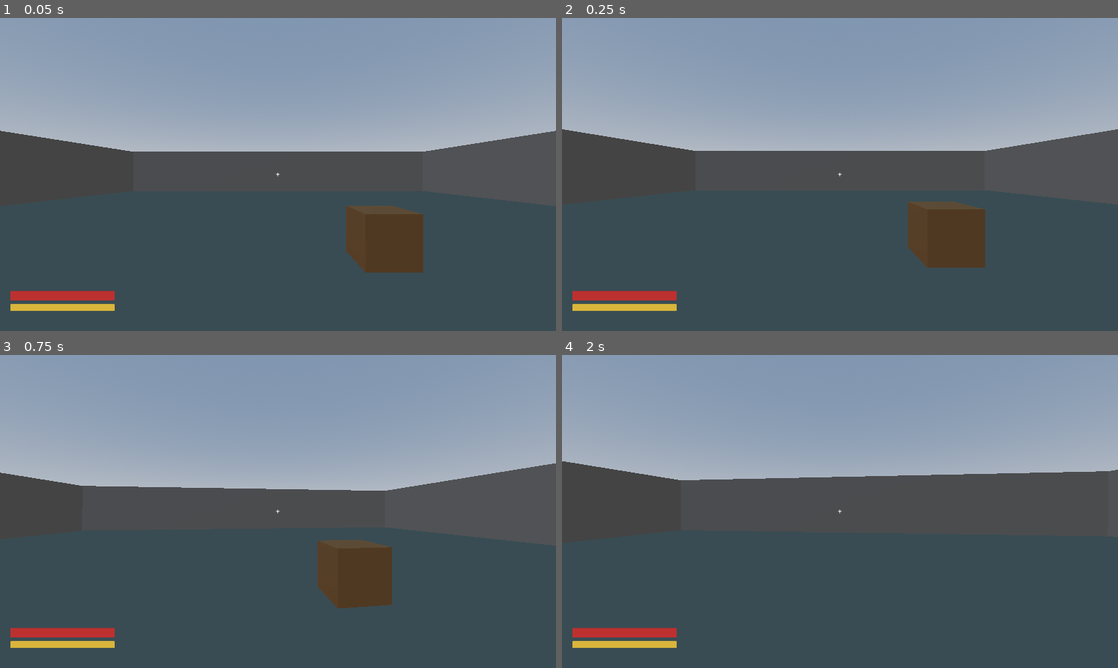
Above: before the commit, frames 1-4 (two rows, left to right).
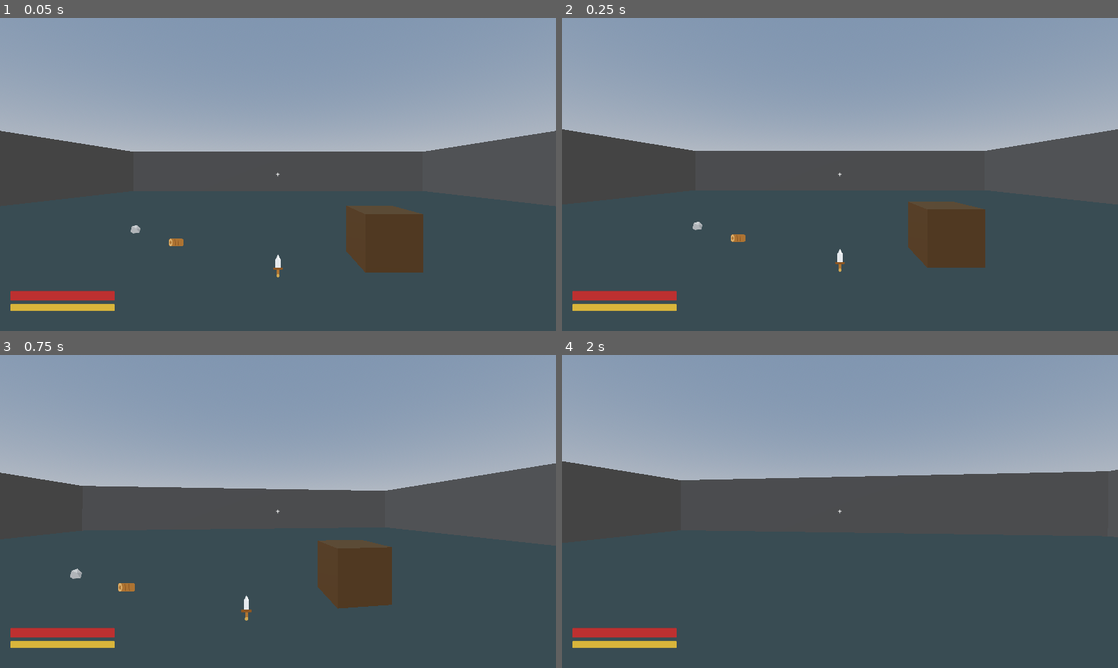
Above: after the commit, the same moments.

Repository: RosierKirill/QuietPlaceGame
Game: Godot game, scene res://world/test_room.tscn
Same seed, same stepped clock (60 frames per second), same inputs: the game is played once before the commit and once after it.
Inputs (mouse positions are in pixels of both pictures, inside the frame that each line leads up to):
- Up to frame 1 (0.05 s): no input
- Up to frame 2 (0.25 s): no input
- Up to frame 3 (0.75 s): tap Enter at 0.5 s; move the mouse to (305, 511) at 0.52 s; hold W (move_forward) from 0.53 s (still down); hold E (interact) from 0.53 s (still down)
- Up to frame 4 (2 s): keep holding W (move_forward); tap Space (jump) at 0.77, 1.52 s; move the mouse to (812, 511) at 1.27 s; release E (interact) at 1.28 s; tap E (interact) at 1.35 s

The runs differ from the first frame. In frame 1, 0.2% of the frame differs, in the area x 23-51%, y 66-83%; in frame 2, 0.2%; in frame 3, 0.2%, in the area x 12-46%, y 68-85%; in frame 4, nothing differs.

Commit message:
feat: ajoute les objets au sol et leur ramassage
WorldItem affiche l'icône de l'objet en panneau tourné vers la caméra et se
branche sur le système d'interaction existant : viser puis E ajoute le contenu
à l'inventaire du joueur. Si l'inventaire est plein, seule la part acceptée est
retirée et le reste demeure au sol.

Place du bois, de la pierre et une dague dans la salle de test pour valider la
chaîne interaction -> inventaire -> affichage.

GAME-305

Diff:
--- /dev/null
+++ b/entities/items/world_item.gd
@@ -0,0 +1,64 @@
+class_name WorldItem
+extends StaticBody3D
+
+## Objet posé au sol, ramassable par le joueur.
+##
+## Affiche l'icône de l'objet en panneau tourné vers la caméra et se supprime
+## dès que tout son contenu est entré dans l'inventaire. Si l'inventaire est
+## plein, la quantité restante demeure au sol.
+
+## Objet contenu. Sans lui, l'entité ne sert à rien.
+@export var item: Item
+## Nombre d'exemplaires posés au sol.
+@export var quantity: int = 1
+
+@onready var _interactable: Interactable = $Interactable
+@onready var _sprite: Sprite3D = $Sprite3D
+
+
+func _ready() -> void:
+	_interactable.interacted.connect(_on_interacted)
+	_refresh()
+
+
+## Met à jour l'icône affichée et le texte d'invite.
+func _refresh() -> void:
+	if item == null:
+		_interactable.prompt = "Ramasser"
+		return
+
+	_sprite.texture = item.icon
+	_interactable.prompt = (
+		"Ramasser %s (%d)" % [item.display_name, quantity]
+		if quantity > 1
+		else "Ramasser %s" % item.display_name
+	)
+
+
+func _on_interacted(interactor: Node3D) -> void:
+	var inventory := _find_inventory(interactor)
+	if inventory == null:
+		push_warning("WorldItem : aucun Inventory sur '%s'." % interactor)
+		return
+
+	var left_over := inventory.add_item(item, quantity)
+
+	if left_over <= 0:
+		queue_free()
+		return
+
+	# Inventaire plein : le reste demeure au sol.
+	quantity = left_over
+	_refresh()
+
+
+## Cherche le composant Inventory parmi les enfants directs de [param node].
+func _find_inventory(node: Node) -> Inventory:
+	if node == null:
+		return null
+
+	for child in node.get_children():
+		if child is Inventory:
+			return child as Inventory
+
+	return null
--- /dev/null
+++ b/entities/items/world_item.tscn
@@ -0,0 +1,24 @@
+[gd_scene load_steps=4 format=3]
+
+[ext_resource type="Script" path="res://entities/items/world_item.gd" id="1_world_item"]
+[ext_resource type="Script" path="res://systems/interaction/interactable.gd" id="2_interactable"]
+
+[sub_resource type="BoxShape3D" id="BoxShape3D_pickup"]
+size = Vector3(0.5, 0.5, 0.5)
+
+[node name="WorldItem" type="StaticBody3D"]
+script = ExtResource("1_world_item")
+
+[node name="CollisionShape3D" type="CollisionShape3D" parent="."]
+transform = Transform3D(1, 0, 0, 0, 1, 0, 0, 0, 1, 0, 0.25, 0)
+shape = SubResource("BoxShape3D_pickup")
+
+[node name="Sprite3D" type="Sprite3D" parent="."]
+transform = Transform3D(1, 0, 0, 0, 1, 0, 0, 0, 1, 0, 0.35, 0)
+billboard = 1
+texture_filter = 0
+pixel_size = 0.006
+
+[node name="Interactable" type="Node3D" parent="."]
+script = ExtResource("2_interactable")
+prompt = "Ramasser"
--- a/world/test_room.tscn
+++ b/world/test_room.tscn
@@ -1,7 +1,11 @@
-[gd_scene load_steps=15 format=3]
+[gd_scene load_steps=20 format=3]
 
 [ext_resource type="PackedScene" path="res://player/player.tscn" id="1_player"]
 [ext_resource type="Script" path="res://systems/interaction/interactable.gd" id="2_interactable"]
+[ext_resource type="PackedScene" path="res://entities/items/world_item.tscn" id="3_world_item"]
+[ext_resource type="Resource" path="res://items/wood.tres" id="4_wood"]
+[ext_resource type="Resource" path="res://items/stone.tres" id="5_stone"]
+[ext_resource type="Resource" path="res://items/dagger.tres" id="6_dagger"]
 
 [sub_resource type="ProceduralSkyMaterial" id="ProceduralSkyMaterial_sky"]
 
@@ -115,3 +119,18 @@
 [node name="Interactable" type="Node3D" parent="Crate"]
 script = ExtResource("2_interactable")
 prompt = "Examiner la caisse"
+
+[node name="WoodPickup" parent="." instance=ExtResource("3_world_item")]
+transform = Transform3D(1, 0, 0, 0, 1, 0, 0, 0, 1, -2, 0, 2)
+item = ExtResource("4_wood")
+quantity = 5
+
+[node name="StonePickup" parent="." instance=ExtResource("3_world_item")]
+transform = Transform3D(1, 0, 0, 0, 1, 0, 0, 0, 1, -3.5, 0, 1)
+item = ExtResource("5_stone")
+quantity = 3
+
+[node name="DaggerPickup" parent="." instance=ExtResource("3_world_item")]
+transform = Transform3D(1, 0, 0, 0, 1, 0, 0, 0, 1, 0, 0, 3)
+item = ExtResource("6_dagger")
+quantity = 1
